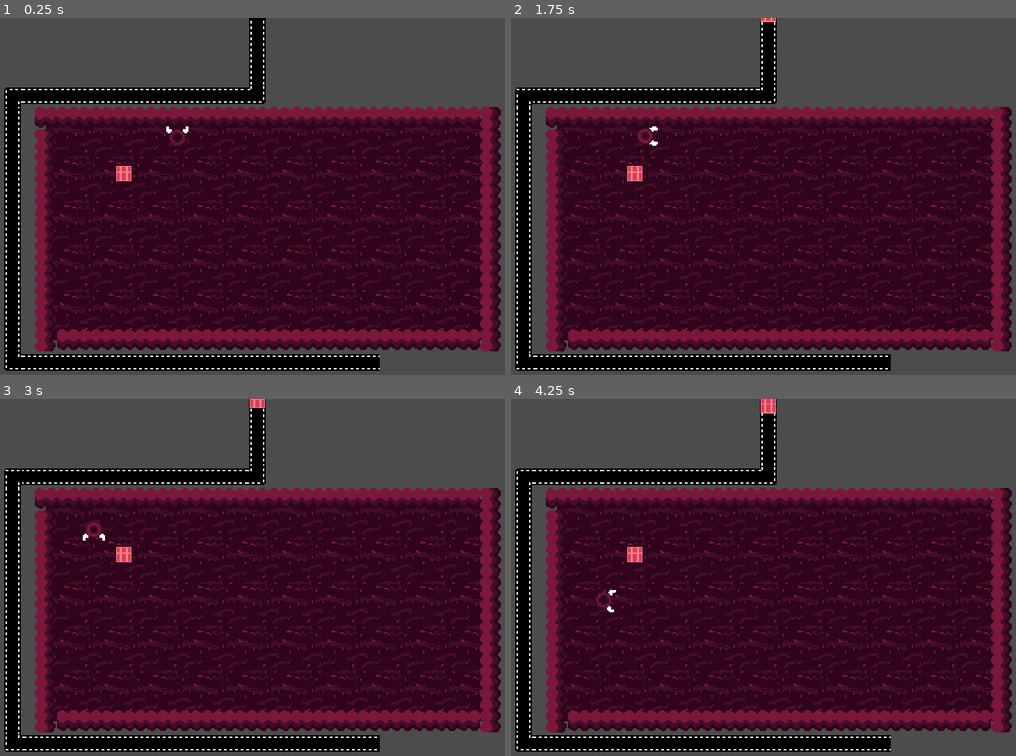
Above: before the commit, frames 1-4 (two rows, left to right).
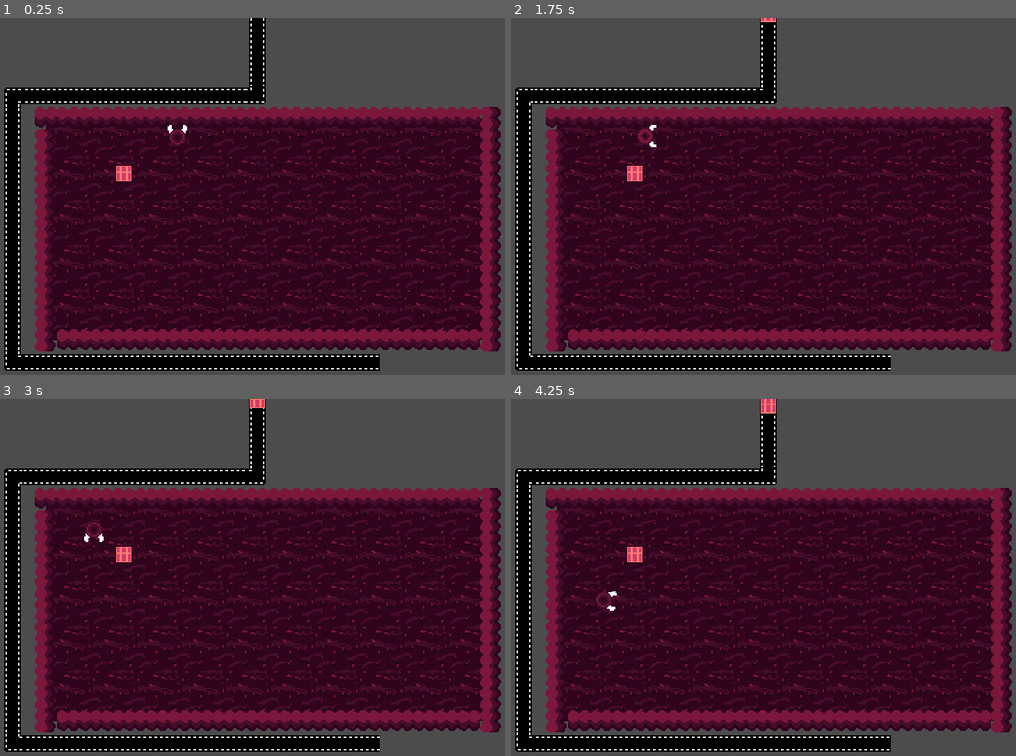
Above: after the commit, the same moments.

Repository: Flipez/arnold
Game: Godot game, scene res://Scenes/MainLevel.tscn
Two runs of this game, one before a commit and one after it. Both use one fixed random seed, a clock stepped at 60 frames per second and the inputs below.
Inputs:
- Up to frame 1 (0.25 s): no input
- Up to frame 2 (1.75 s): hold Right (ui_right) 0.53-1.28 s; tap Space (ui_select) at 0.77, 1.52 s; tap Enter at 1.25 s; hold Down (ui_down) from 1.28 s (still down)
- Up to frame 3 (3 s): release Down (ui_down) at 2.03 s; hold Right (ui_right) 2.03-2.78 s; hold Up (ui_up) from 2.78 s (still down)
- Up to frame 4 (4.25 s): tap Space (ui_select) at 3.02, 3.77 s; release Up (ui_up) at 3.53 s; hold Left (ui_left) from 3.53 s (still down)

The runs differ from the first frame. In frame 1, 1.5% of the frame differs, in the area x 1-76%, y 0-99%; in frame 2, 1.5%; in frame 3, 1.5%, in the area x 1-76%, y 2-99%; in frame 4, 1.5%.

Commit message:
changing animation depending on holding crate or not

Diff:
--- a/Scenes/MainLevel.tscn
+++ b/Scenes/MainLevel.tscn
@@ -147,105 +147,94 @@
 [node name="AnimatedSprite" type="AnimatedSprite" parent="Belt"]
 rotation = 1.5708
 frames = SubResource( 14 )
-frame = 2
 playing = true
 
 [node name="AnimatedSprite2" type="AnimatedSprite" parent="Belt"]
 position = Vector2( 0, 16 )
 rotation = 1.5708
 frames = SubResource( 14 )
-frame = 2
 playing = true
 
 [node name="AnimatedSprite3" type="AnimatedSprite" parent="Belt"]
 position = Vector2( 0, 48 )
 rotation = 4.71239
 frames = SubResource( 19 )
-frame = 2
 playing = true
 
 [node name="AnimatedSprite4" type="AnimatedSprite" parent="Belt"]
 position = Vector2( 0, 32 )
 rotation = 1.5708
 frames = SubResource( 14 )
-frame = 2
 playing = true
 
 [node name="AnimatedSprite5" type="AnimatedSprite" parent="Belt"]
 position = Vector2( -16, 48 )
 rotation = 3.14159
 frames = SubResource( 14 )
-frame = 2
 playing = true
 
 [node name="AnimatedSprite6" type="AnimatedSprite" parent="Belt"]
 position = Vector2( -32, 48 )
 rotation = 3.14159
 frames = SubResource( 14 )
-frame = 2
 playing = true
 
 [node name="AnimatedSprite7" type="AnimatedSprite" parent="Belt"]
 position = Vector2( -48, 48 )
 rotation = 3.14159
 frames = SubResource( 14 )
-frame = 2
 playing = true
 
 [node name="AnimatedSprite8" type="AnimatedSprite" parent="Belt"]
 position = Vector2( -64, 48 )
 rotation = 3.14159
 frames = SubResource( 14 )
-frame = 2
 playing = true
 
 [node name="AnimatedSprite9" type="AnimatedSprite" parent="Belt"]
 position = Vector2( -80, 48 )
 rotation = 3.14159
 frames = SubResource( 14 )
-frame = 2
 playing = true
 
 [node name="AnimatedSprite10" type="AnimatedSprite" parent="Belt"]
 position = Vector2( -96, 48 )
 rotation = 3.14159
 frames = SubResource( 14 )
-frame = 2
 playing = true
 
 [node name="AnimatedSprite11" type="AnimatedSprite" parent="Belt"]
 position = Vector2( -112, 48 )
 rotation = 3.14159
 frames = SubResource( 14 )
-frame = 2
 playing = true
 
 [node name="AnimatedSprite12" type="AnimatedSprite" parent="Belt"]
 position = Vector2( -128, 48 )
 rotation = 3.14159
 frames = SubResource( 14 )
-frame = 3
+frame = 1
 playing = true
 
 [node name="AnimatedSprite13" type="AnimatedSprite" parent="Belt"]
 position = Vector2( -144, 48 )
 rotation = 3.14159
 frames = SubResource( 14 )
-frame = 3
+frame = 1
 playing = true
 
 [node name="AnimatedSprite14" type="AnimatedSprite" parent="Belt"]
 position = Vector2( -160, 48 )
 rotation = 3.14159
 frames = SubResource( 14 )
-frame = 3
+frame = 1
 playing = true
 
 [node name="AnimatedSprite15" type="AnimatedSprite" parent="Belt"]
 position = Vector2( -176, 48 )
 rotation = 4.71239
 frames = SubResource( 19 )
-frame = 3
+frame = 1
 playing = true
 flip_h = true
 flip_v = true
@@ -254,84 +243,84 @@
 position = Vector2( -176, 64 )
 rotation = 1.5708
 frames = SubResource( 14 )
-frame = 3
+frame = 1
 playing = true
 
 [node name="AnimatedSprite17" type="AnimatedSprite" parent="Belt"]
 position = Vector2( -176, 80 )
 rotation = 1.5708
 frames = SubResource( 14 )
-frame = 3
+frame = 1
 playing = true
 
 [node name="AnimatedSprite18" type="AnimatedSprite" parent="Belt"]
 position = Vector2( -176, 96 )
 rotation = 1.5708
 frames = SubResource( 14 )
-frame = 3
+frame = 1
 playing = true
 
 [node name="AnimatedSprite19" type="AnimatedSprite" parent="Belt"]
 position = Vector2( -176, 112 )
 rotation = 1.5708
 frames = SubResource( 14 )
-frame = 3
+frame = 1
 playing = true
 
 [node name="AnimatedSprite20" type="AnimatedSprite" parent="Belt"]
 position = Vector2( -176, 128 )
 rotation = 1.5708
 frames = SubResource( 14 )
-frame = 3
+frame = 1
 playing = true
 
 [node name="AnimatedSprite21" type="AnimatedSprite" parent="Belt"]
 position = Vector2( -176, 144 )
 rotation = 1.5708
 frames = SubResource( 14 )
-frame = 3
+frame = 1
 playing = true
 
 [node name="AnimatedSprite22" type="AnimatedSprite" parent="Belt"]
 position = Vector2( -176, 160 )
 rotation = 1.5708
 frames = SubResource( 14 )
-frame = 3
+frame = 1
 playing = true
 
 [node name="AnimatedSprite23" type="AnimatedSprite" parent="Belt"]
 position = Vector2( -176, 176 )
 rotation = 1.5708
 frames = SubResource( 14 )
-frame = 3
+frame = 1
 playing = true
 
 [node name="AnimatedSprite24" type="AnimatedSprite" parent="Belt"]
 position = Vector2( -176, 192 )
 rotation = 1.5708
 frames = SubResource( 14 )
-frame = 3
+frame = 1
 playing = true
 
 [node name="AnimatedSprite25" type="AnimatedSprite" parent="Belt"]
 position = Vector2( -176, 208 )
 rotation = 1.5708
 frames = SubResource( 14 )
-frame = 3
+frame = 1
 playing = true
 
 [node name="AnimatedSprite26" type="AnimatedSprite" parent="Belt"]
 position = Vector2( -176, 224 )
 rotation = 1.5708
 frames = SubResource( 14 )
-frame = 3
+frame = 1
 playing = true
 
 [node name="AnimatedSprite27" type="AnimatedSprite" parent="Belt"]
 position = Vector2( -176, 240 )
 rotation = 4.71239
 frames = SubResource( 19 )
-frame = 3
+frame = 1
 playing = true
 flip_v = true
 
@@ -339,7 +328,7 @@
 position = Vector2( -160, 240 )
 rotation = 3.14159
 frames = SubResource( 14 )
-frame = 3
+frame = 1
 playing = true
 flip_h = true
 
@@ -347,7 +336,7 @@
 position = Vector2( -144, 240 )
 rotation = 3.14159
 frames = SubResource( 14 )
-frame = 3
+frame = 1
 playing = true
 flip_h = true
 
@@ -355,7 +344,7 @@
 position = Vector2( -128, 240 )
 rotation = 3.14159
 frames = SubResource( 14 )
-frame = 3
+frame = 1
 playing = true
 flip_h = true
 
@@ -363,7 +352,7 @@
 position = Vector2( -112, 240 )
 rotation = 3.14159
 frames = SubResource( 14 )
-frame = 3
+frame = 1
 playing = true
 flip_h = true
 
@@ -371,7 +360,7 @@
 position = Vector2( -96, 240 )
 rotation = 3.14159
 frames = SubResource( 14 )
-frame = 3
+frame = 1
 playing = true
 flip_h = true
 
@@ -379,7 +368,7 @@
 position = Vector2( -80, 240 )
 rotation = 3.14159
 frames = SubResource( 14 )
-frame = 3
+frame = 1
 playing = true
 flip_h = true
 
@@ -387,7 +376,7 @@
 position = Vector2( -63.9999, 240 )
 rotation = 3.14159
 frames = SubResource( 14 )
-frame = 3
+frame = 1
 playing = true
 flip_h = true
 
@@ -395,7 +384,7 @@
 position = Vector2( -47.9999, 240 )
 rotation = 3.14159
 frames = SubResource( 14 )
-frame = 3
+frame = 1
 playing = true
 flip_h = true
 
@@ -403,7 +392,7 @@
 position = Vector2( -32, 240 )
 rotation = 3.14159
 frames = SubResource( 14 )
-frame = 3
+frame = 1
 playing = true
 flip_h = true
 
@@ -411,7 +400,7 @@
 position = Vector2( -16, 240 )
 rotation = 3.14159
 frames = SubResource( 14 )
-frame = 3
+frame = 1
 playing = true
 flip_h = true
 
@@ -419,7 +408,7 @@
 position = Vector2( 6.10352e-05, 240 )
 rotation = 3.14159
 frames = SubResource( 14 )
-frame = 3
+frame = 1
 playing = true
 flip_h = true
 
@@ -427,7 +416,7 @@
 position = Vector2( 16.0001, 240 )
 rotation = 3.14159
 frames = SubResource( 14 )
-frame = 3
+frame = 1
 playing = true
 flip_h = true
 
@@ -435,7 +424,7 @@
 position = Vector2( 32.0001, 240 )
 rotation = 3.14159
 frames = SubResource( 14 )
-frame = 3
+frame = 1
 playing = true
 flip_h = true
 
@@ -443,7 +432,7 @@
 position = Vector2( 48.0001, 240 )
 rotation = 3.14159
 frames = SubResource( 14 )
-frame = 3
+frame = 1
 playing = true
 flip_h = true
 
@@ -451,7 +440,7 @@
 position = Vector2( 64.0001, 240 )
 rotation = 3.14159
 frames = SubResource( 14 )
-frame = 3
+frame = 1
 playing = true
 flip_h = true
 
@@ -459,7 +448,7 @@
 position = Vector2( 80.0001, 240 )
 rotation = 3.14159
 frames = SubResource( 14 )
-frame = 3
+frame = 1
 playing = true
 flip_h = true
 
--- a/Scenes/Player.gd
+++ b/Scenes/Player.gd
@@ -6,6 +6,7 @@
 
 var velocity = Vector2.ZERO
 var input_vector = Vector2.ZERO
+var is_holding_crate = false
 
 enum {
   MOVE,
@@ -23,6 +24,7 @@
   pass
 
 func _physics_process(delta):
+  set_animation()
   match state:
     MOVE:
       move_state(delta)
@@ -35,6 +37,9 @@
     interactionArea.disabled = false
   else:
     interactionArea.disabled = true
+
+
+
 
 
 func move_state(delta):
@@ -93,10 +98,21 @@
   $Sprite.hide()
 
 
+func set_animation():
+  if is_holding_crate:
+    $AnimatedSprite.play("holding")
+  else:
+    $AnimatedSprite.play("default")
+
+
 func _on_InteractionTimer_timeout():
   state = MOVE
   interactionArea.disabled = true
 
 
 func _on_interactionArea_area_entered(area):
-  pass
+  is_holding_crate = true
+
+
+func _on_InteractionArea_area_exited(area):
+  is_holding_crate = false
--- a/Scenes/Player.tscn
+++ b/Scenes/Player.tscn
@@ -35,12 +35,33 @@
 atlas = ExtResource( 1 )
 region = Rect2( 112, 0, 16, 16 )
 
+[sub_resource type="AtlasTexture" id=12]
+atlas = ExtResource( 1 )
+region = Rect2( 0, 0, 16, 16 )
+
+[sub_resource type="AtlasTexture" id=13]
+atlas = ExtResource( 1 )
+region = Rect2( 32, 0, 16, 16 )
+
+[sub_resource type="AtlasTexture" id=14]
+atlas = ExtResource( 1 )
+region = Rect2( 64, 0, 16, 16 )
+
+[sub_resource type="AtlasTexture" id=15]
+atlas = ExtResource( 1 )
+region = Rect2( 96, 0, 16, 16 )
+
 [sub_resource type="SpriteFrames" id=9]
 animations = [ {
 "frames": [ SubResource( 1 ), SubResource( 2 ), SubResource( 3 ), SubResource( 4 ), SubResource( 5 ), SubResource( 6 ), SubResource( 7 ), SubResource( 8 ) ],
 "loop": true,
 "name": "default",
 "speed": 2.0
+}, {
+"frames": [ SubResource( 12 ), SubResource( 13 ), SubResource( 14 ), SubResource( 15 ) ],
+"loop": true,
+"name": "holding",
+"speed": 5.0
 } ]
 
 [sub_resource type="CircleShape2D" id=10]
@@ -54,9 +75,11 @@
 script = ExtResource( 2 )
 
 [node name="AnimatedSprite" type="AnimatedSprite" parent="."]
+position = Vector2( -58.2486, 21.9982 )
 frames = SubResource( 9 )
-frame = 4
+frame = 5
 playing = true
+offset = Vector2( 58.2486, -21.9982 )
 
 [node name="CollisionShape2D" type="CollisionShape2D" parent="."]
 position = Vector2( 0.0398848, 0.178554 )
@@ -77,4 +100,5 @@
 disabled = true
 
 [connection signal="area_entered" from="InteractionArea" to="." method="_on_interactionArea_area_entered"]
+[connection signal="area_exited" from="InteractionArea" to="." method="_on_InteractionArea_area_exited"]
 [connection signal="timeout" from="InteractionArea/InteractionTimer" to="." method="_on_InteractionTimer_timeout"]
Not shown: 1 places in Scenes/Player.tscn that only renumber resources
